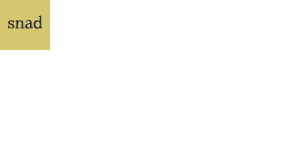
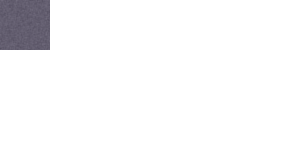
Layer changes from the first 300px x 150px image to the second:
added layer "Layer 13" above "Layer 9" over [0, 0, 50, 50]
added group "Placeholder Texture" with 2 layers over [0, 0, 50, 50]
moved "snad" into group "Placeholder Texture" over [8, 15, 42, 29]
moved "Layer 1" into group "Placeholder Texture" over [0, 0, 50, 50]
